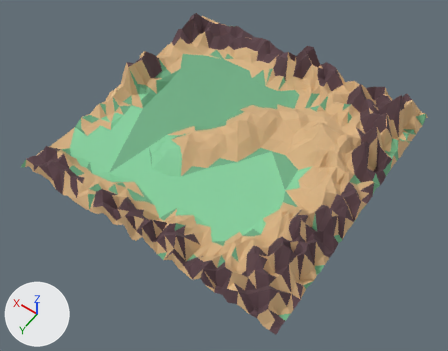
Two versions of the FBX model Trans Walking Sim Unity/Assets/Models/Terrain/Terrain Texutred.fbx, one commit apart.
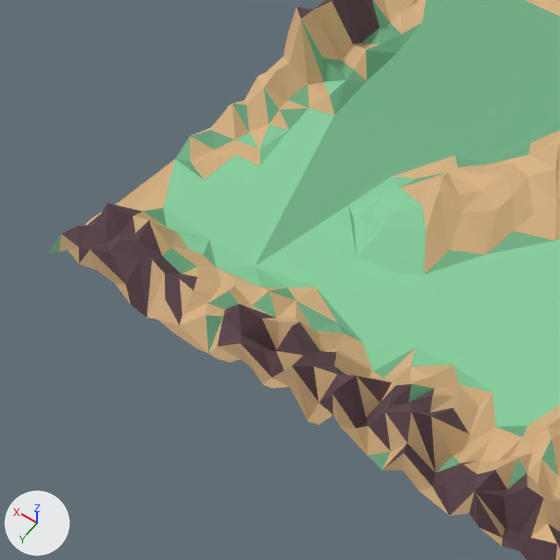
There are two pictures of each version: one whole from a 50 mm lens placed at (-129.7, 66.3, 162.9), pointed at (-55.0, -38.2, -1.4), one close up on the part from 0% to 53% of the width and 17% to 85% of the height. Lighting does not change. The marker at lower left points along +X, +Y and +Z. Where no turn or scale is listed for an object, it has been applied to the vertices.

In view in the first close-up: 'Terrain'.
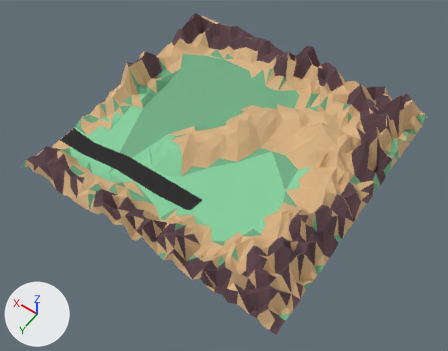
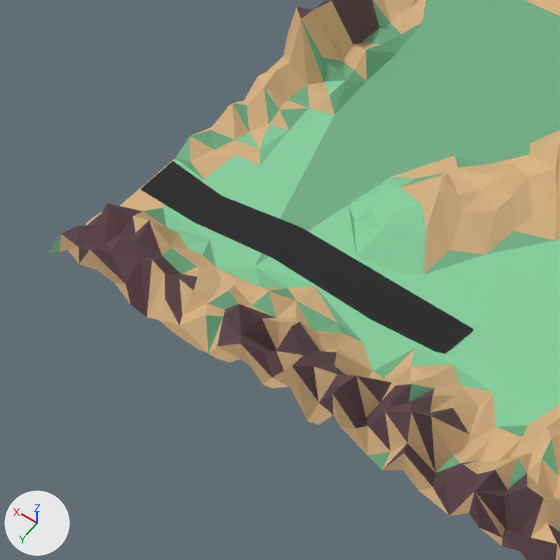
What changed in the scene script:
```text
Add mat_road:
    mat_road = principled_material('Road')
    mat_road.base_color = (0.0188, 0.0188, 0.0188)  # black #252525
    mat_road.roughness = 1.0
Add me_plane:
    me_plane.from_pydata(...)  # 36 vertices, 28 faces; spans x -55.8..-0.1, y -7.3..1.0, z -0.3..0.0
    me_plane.materials.append(mat_road)  # black #252525
Add ob_road:
    ob_road = bpy.data.objects.new('Road', me_plane)
    ob_road.location = (-0.1, -17.8, 0.2)
```

Pixel boxes (x1, y1, x2, y2) of what changed, in the close-ups (560 x 560 px):
'Road', added (black): after (140, 161, 473, 354)
